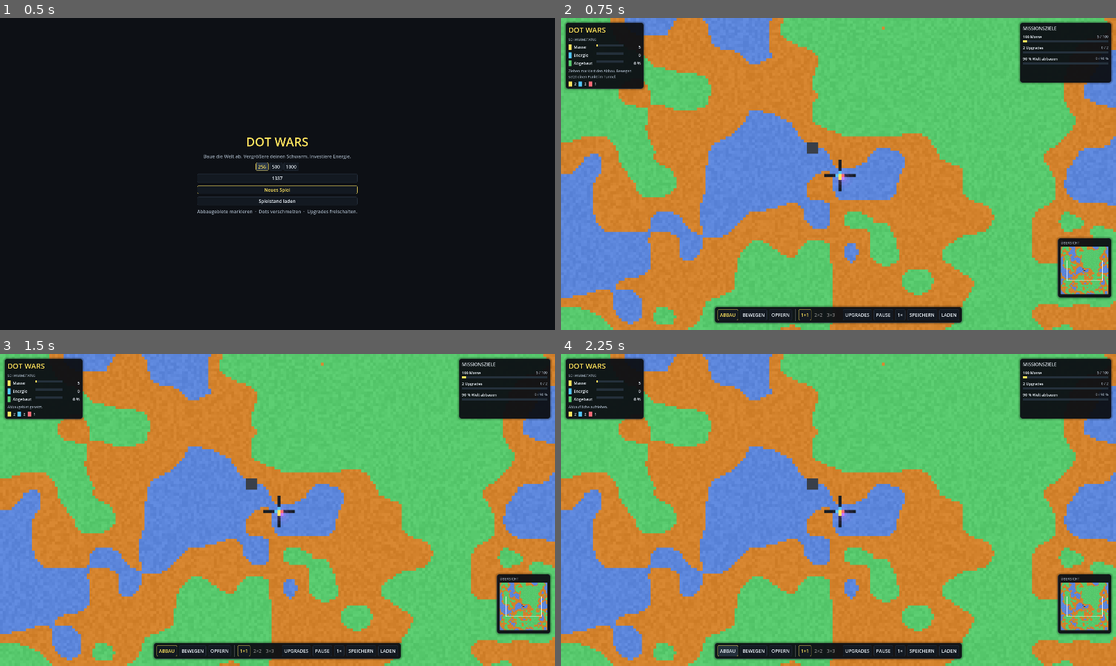
Above: before the commit, frames 1-4 (two rows, left to right).
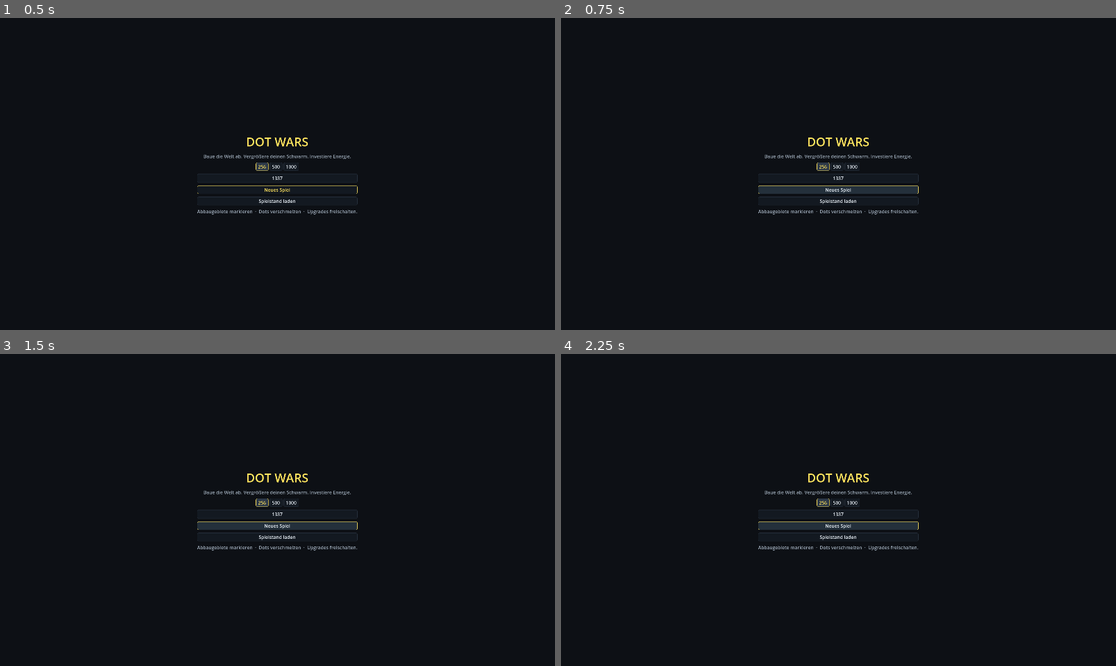
Above: after the commit, the same moments.

Repository: matthias007267/Dot-Wars
Game: Godot game, scene res://scenes/main.tscn
Two runs of this game, one before a commit and one after it. Both use one fixed random seed, a clock stepped at 60 frames per second and the inputs below.
Inputs (mouse positions are in pixels of both pictures, inside the frame that each line leads up to):
- Up to frame 1 (0.5 s): no input
- Up to frame 2 (0.75 s): click "Neues Spiel" at 0.5 s
- Up to frame 3 (1.5 s): click (277, 525) at 1.25 s, where only the run after the commit has a clickable "Neues Spiel"
- Up to frame 4 (2.25 s): click (727, 650) at 2 s, where only the run before the commit has a clickable "ABBAU"

Frame 1 is identical in both runs. In frame 2, 92% of the frame differs, in the area x 0-100%, y 0-100%; in frame 3, 93%; in frame 4, 93%.
Error after the commit: Parse Error: Invalid argument for "step()" function: argument 4 should be "EnergyStore" but is "SpawnSystem". (res://src/sim/simulation.gd:83)

Commit message:
feat: mining creates hardness-equivalent energy dots instead of workers

Diff:
--- a/src/sim/mining_system.gd
+++ b/src/sim/mining_system.gd
@@ -37,7 +37,7 @@
 	workers: WorkerStore,
 	world: WorldState,
 	areas: DigAreas,
-	spawner: SpawnSystem,
+	energy: EnergyStore,
 	work_per_hardness: int,
 	dig_power: int,
 ) -> int:
@@ -57,8 +57,9 @@
 			continue
 		var total := progress[cell] + dig_power
 		if total >= Materials.durability(cells[cell], work_per_hardness):
+			var hardness := Materials.hardness(cells[cell])
 			if world.mine_cell(cell):
-				spawner.enqueue(cell)
+				energy.enqueue(cell, hardness)
 				completed += 1
 		else:
 			progress[cell] = total
@@ -71,7 +72,7 @@
 	workers: WorkerStore,
 	world: WorldState,
 	areas: DigAreas,
-	spawner: SpawnSystem,
+	energy: EnergyStore,
 	work_per_hardness: int,
 	dig_power: int,
 	dig_num: int,
@@ -93,7 +94,7 @@
 			var share := base + (1 if index < extra else 0)
 			if share <= 0:
 				continue
-			if _apply_power(workers, world, areas, spawner, id, targets[index], share, work_per_hardness, dig_num, dig_den):
+			if _apply_power(workers, world, areas, energy, id, targets[index], share, work_per_hardness, dig_num, dig_den):
 				completed += 1
 	return completed
 
@@ -148,7 +149,7 @@
 	workers: WorkerStore,
 	world: WorldState,
 	areas: DigAreas,
-	spawner: SpawnSystem,
+	energy: EnergyStore,
 	id: int,
 	cell: int,
 	share: int,
@@ -166,8 +167,9 @@
 		world.progress_frac[cell] -= points * dig_den
 	var total: int = world.progress[cell] + points
 	if total >= Materials.durability(world.cells[cell], work_per_hardness):
+		var hardness := Materials.hardness(world.cells[cell])
 		if world.mine_cell(cell):
-			spawner.enqueue(cell)
+			energy.enqueue(cell, hardness)
 			return true
 		return false
 	world.progress[cell] = total
